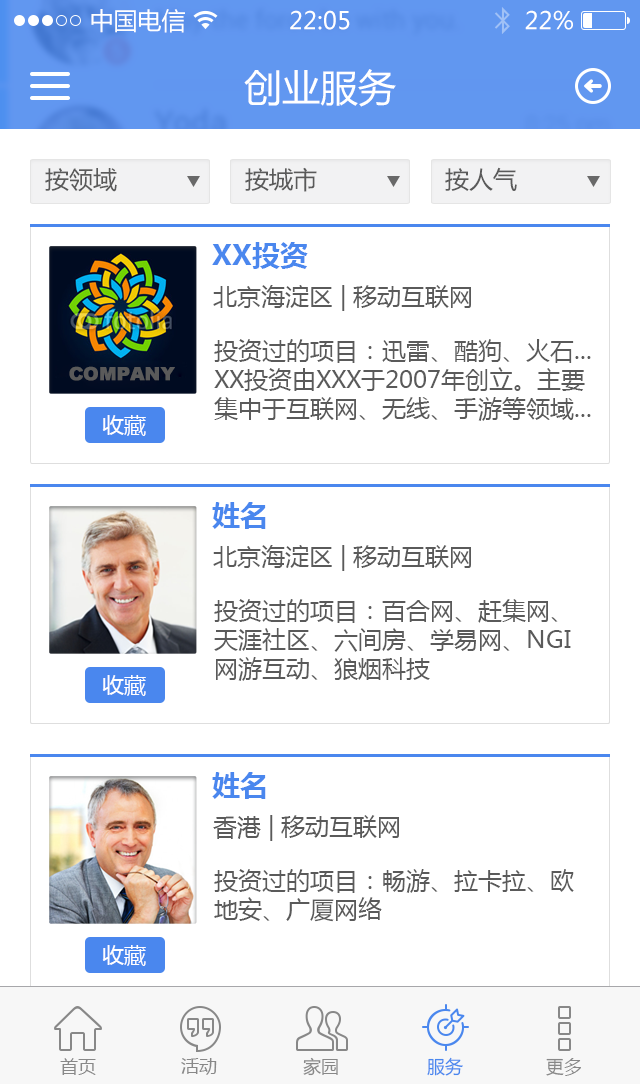
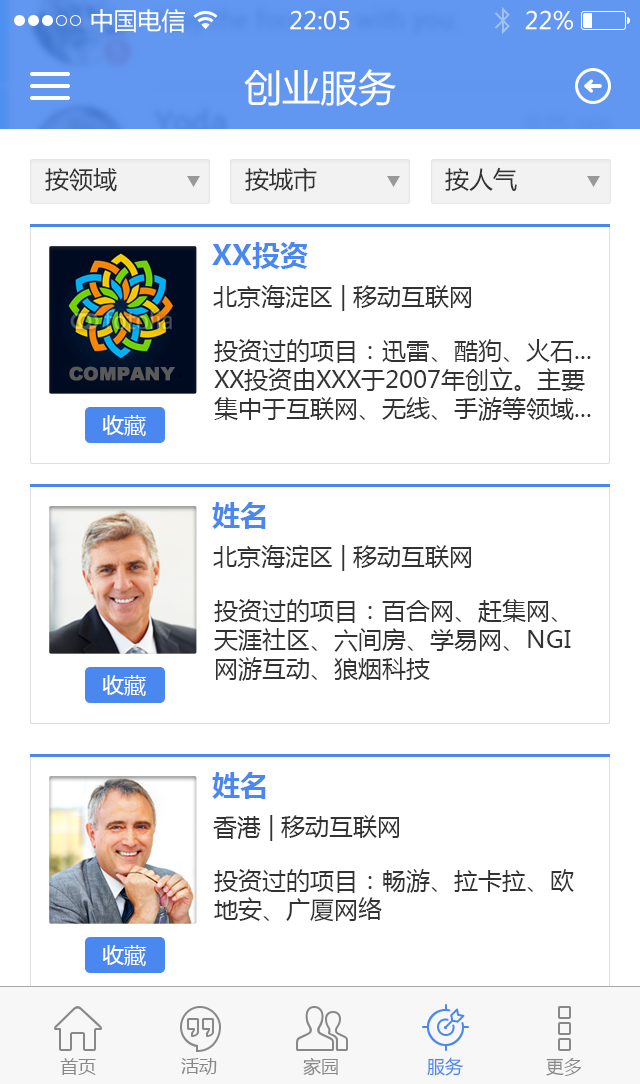
Revision of a layered 640×1084 image; what changed, layer by layer:
painted on "香港 | 移动互联网" (1st of 2, in "content" › "项目3" › "内容") over [213, 815, 399, 841]
painted on "投资过的项目：畅游、拉卡拉、欧地安、广厦网络" (1st of 2, in "content" › "项目3" › "内容") over [214, 869, 574, 921]
painted on "北京海淀区 | 移动互联网" (1st of 4, in "content" › "项目2" › "内容") over [213, 545, 471, 571]
painted on "投资过的项目：百合网、赶集网、天涯社区、六间房、学易网、NGI网游互动、狼烟科技" (1st of 2, in "content" › "项目2" › "内容") over [214, 599, 571, 681]
painted on "北京海淀区 | 移动互联网" (2nd of 4, in "content" › "项目1" › "内容") over [213, 285, 471, 311]
painted on "投资过的项目：迅雷、酷狗、火石...XX投资由XXX于2007年创立。主要集中于互联网、无线、手游等领域..." over [214, 339, 591, 421]
painted on "按人气" over [445, 167, 517, 191]
painted on "多边形 1 副本 2" over [587, 176, 600, 187]
painted on "按城市" over [245, 168, 317, 192]
painted on "多边形 1 副本" over [387, 176, 400, 187]
painted on "按领域" over [45, 168, 117, 192]
painted on "多边形 1" over [187, 176, 200, 187]
